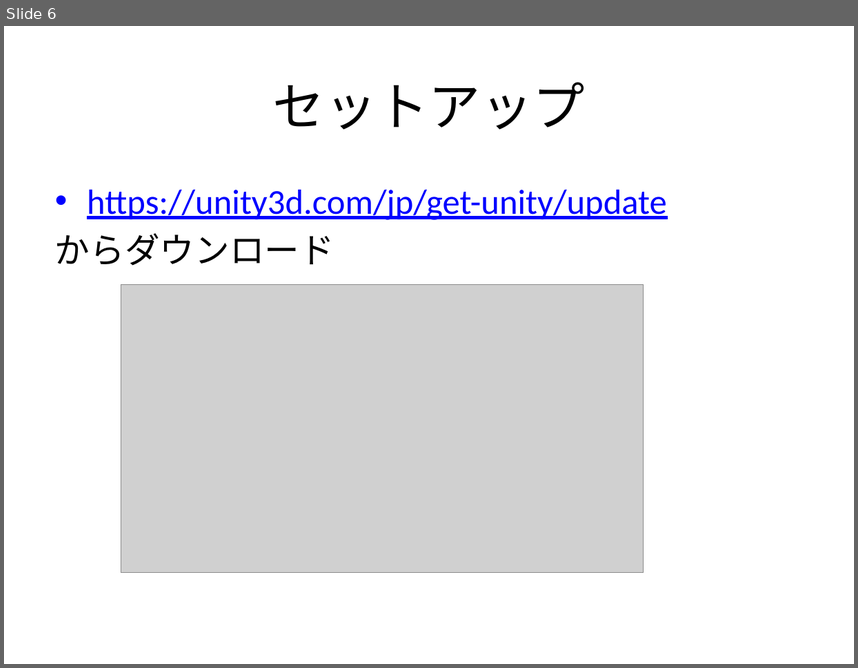
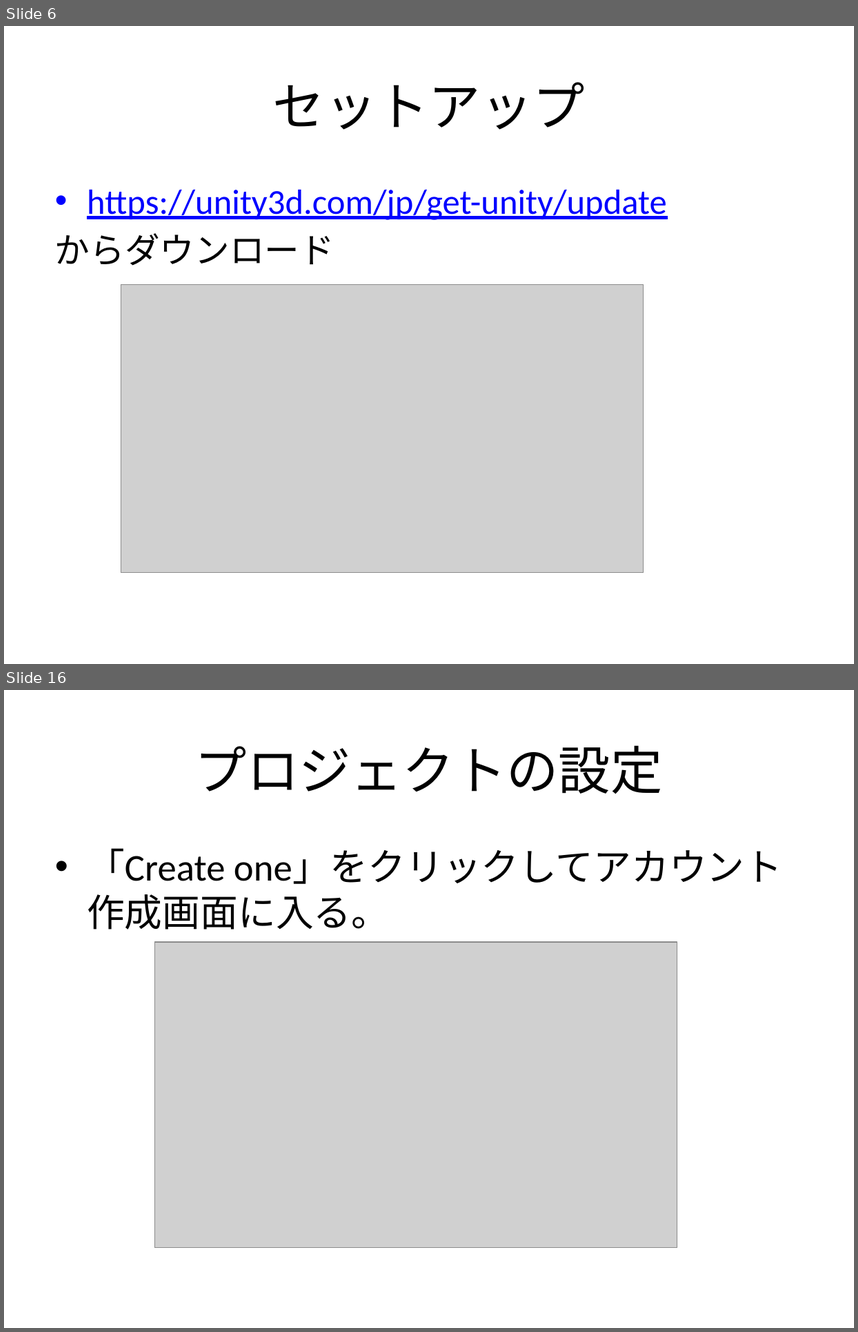
Before and after one commit to orochitungus/madoka_BAW, a slide deck: 講座資料/ゲーム開発講座２.pptx. Shown one above the other, each under a label of ours: slide 6 before the commit, slides 6 and 16 after it; the slides between them are not shown. The pictures are 858x668 and 858x1332 pixels, drawn with LibreOffice and Linux fonts; fonts in the diff are those of the drawing; grey boxes stand for pictures. Boxes give left, top, right and bottom in pixels: in the first picture for what was removed or moved away, otherwise in the second. Text is boxed around its words. In the diff, an @@ line names an element or a change of style, - is before the commit and + after.

```diff
--- a/講座資料/ゲーム開発講座２.pptx
+++ b/講座資料/ゲーム開発講座２.pptx
@@ slide 16 added at (x1=4, y1=690, x2=854, y2=1328), background #FFFFFF @@
@@ title added at (x1=195, y1=745, x2=663, y2=794), 44 pt, text #000000 @@
+プロジェクトの設定
@@ text added at (x1=87, y1=848, x2=783, y2=929), 32 pt, text #000000 @@
+• 「Create one」をクリックしてアカウント作成画面に入る。
@@ picture added at (x1=154, y1=942, x2=677, y2=1247) @@
```
Also in this commit, not shown: 1 slide changed, 14 other slides added.
